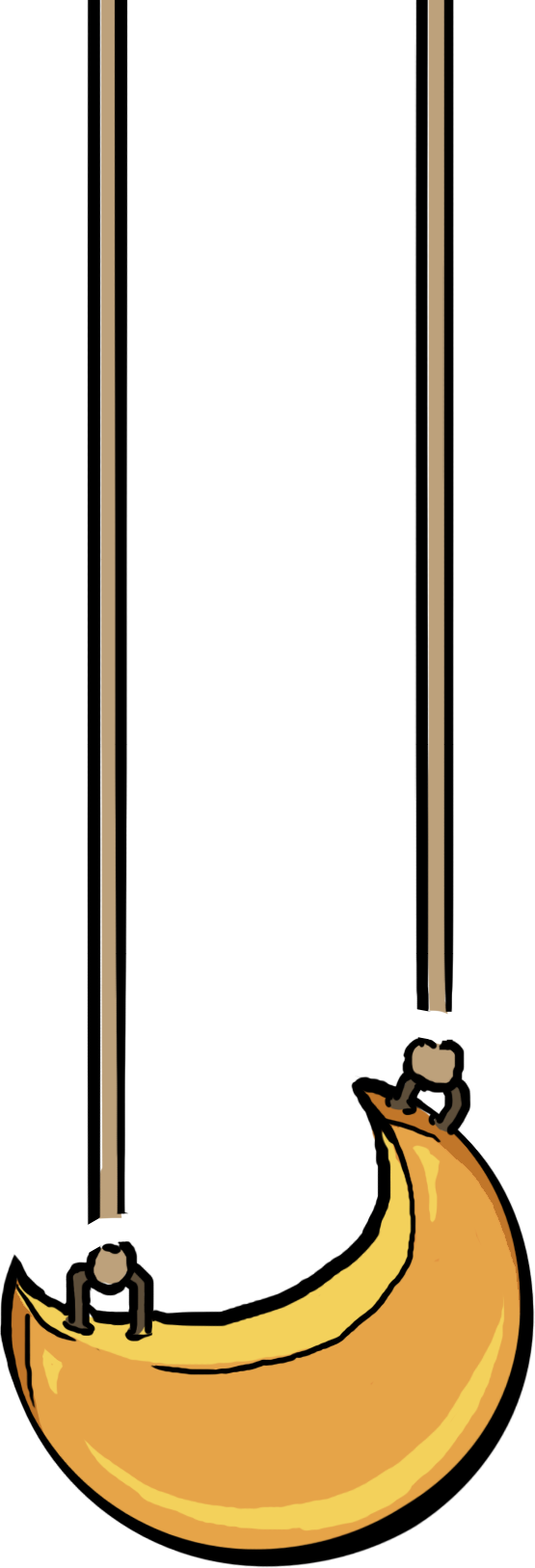
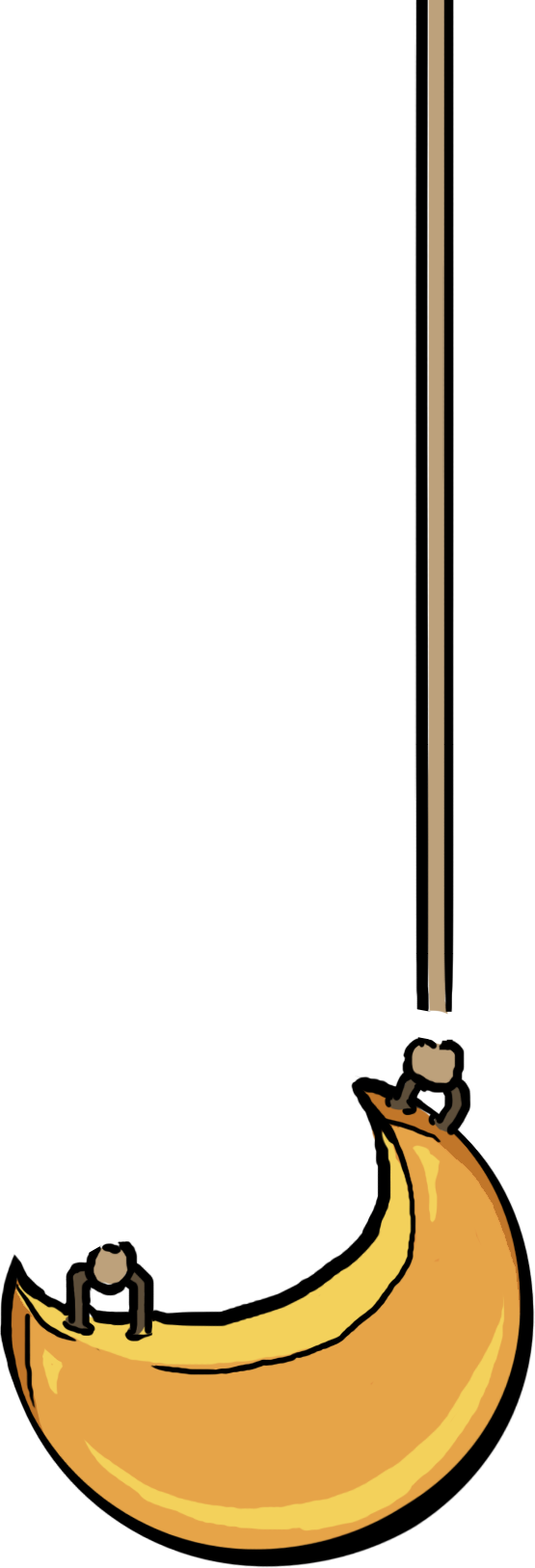
Layered file, before and after one edit (535x1568). Changes by layer:
painted on "Layer 12" over 85, 0, 130, 1225
painted on "Layer 13" over 96, 0, 123, 1220
